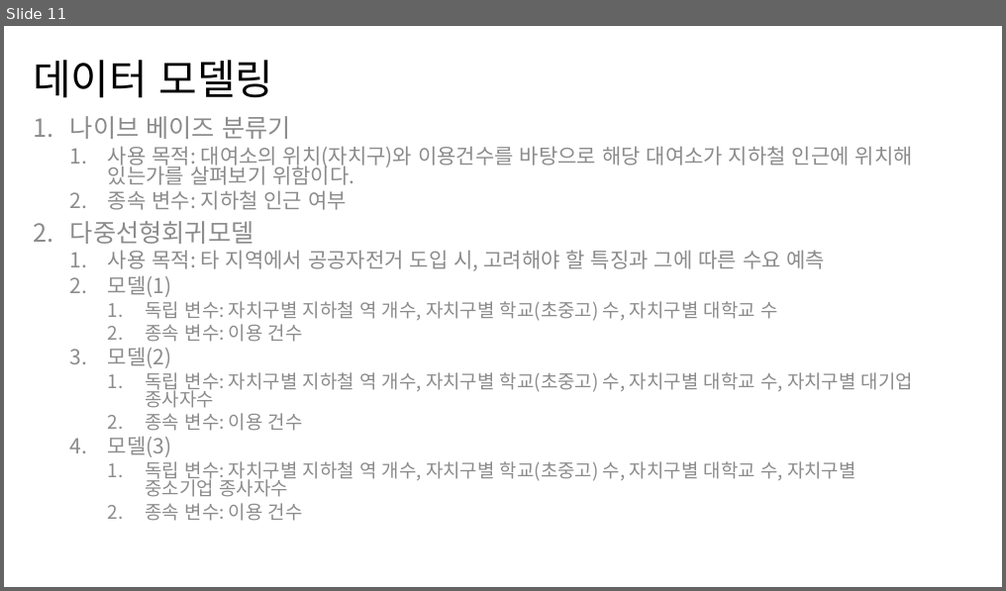
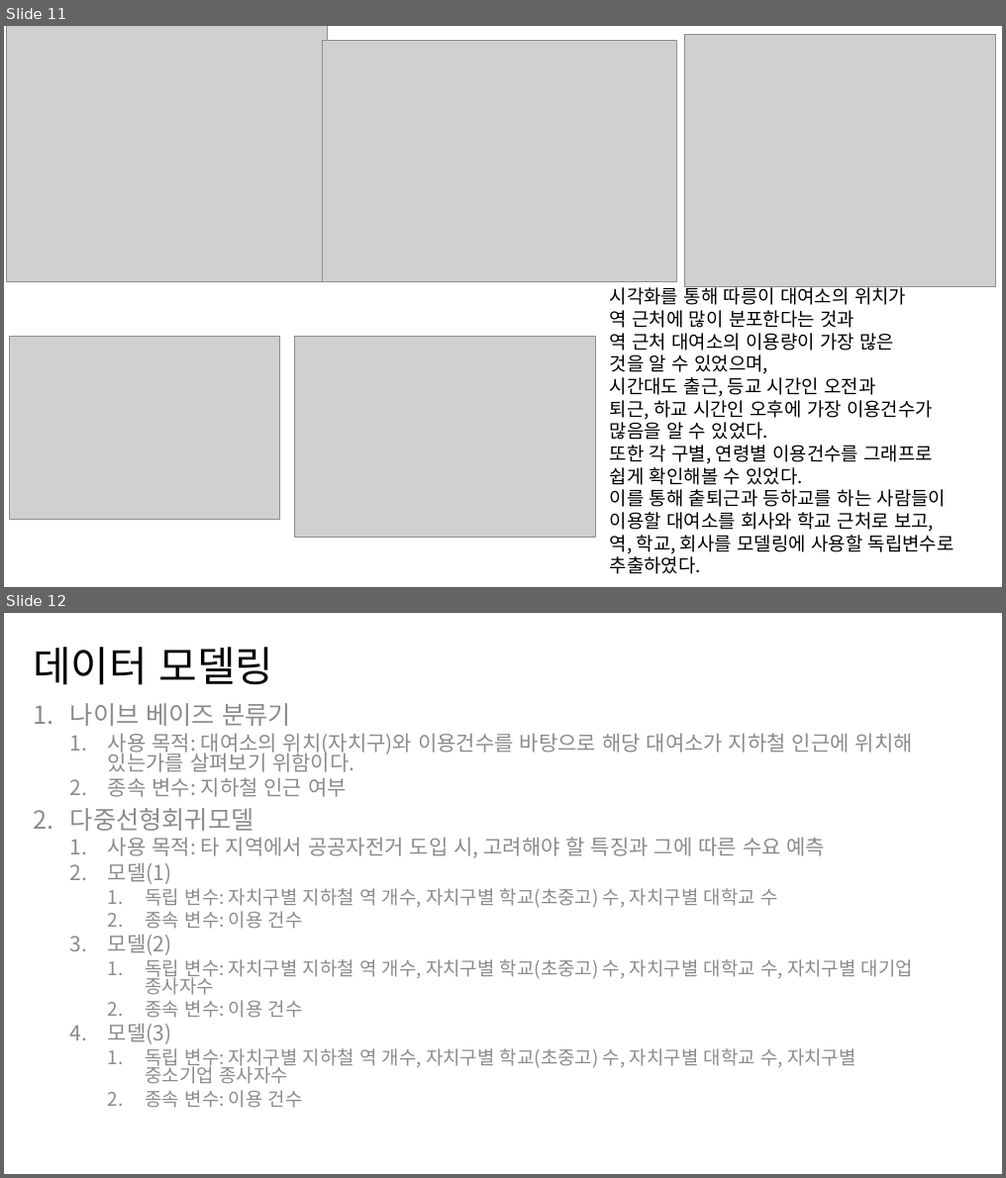
Before and after one commit to nyeoni/R-bike-analysis, a slide deck: FinalProject.pptx. Shown one above the other, each under a label of ours: slide 11 before the commit, slides 11 and 12 after it. The pictures are 1006x591 and 1006x1178 pixels, drawn with LibreOffice and Linux fonts; fonts in the diff are those of the drawing; grey boxes stand for pictures. Boxes give left, top, right and bottom in pixels: in the first picture for what was removed or moved away, otherwise in the second. Text is boxed around its words. In the diff, an @@ line names an element or a change of style, - is before the commit and + after.

```diff
--- a/FinalProject.pptx
+++ b/FinalProject.pptx
@@ slide 11 added at (x1=4, y1=26, x2=1002, y2=587), background #FFFFFF @@
@@ picture added at (x1=6, y1=26, x2=328, y2=282) @@
@@ picture added at (x1=323, y1=40, x2=677, y2=282) @@
@@ picture added at (x1=684, y1=34, x2=996, y2=287) @@
@@ text added at (x1=610, y1=284, x2=954, y2=574), 18 pt, text #000000 @@
+시각화를 통해 따릉이 대여소의 위치가
+역 근처에 많이 분포한다는 것과
+역 근처 대여소의 이용량이 가장 많은
+것을 알 수 있었으며,
+시간대도 출근, 등교 시간인 오전과
+퇴근, 하교 시간인 오후에 가장 이용건수가
+많음을 알 수 있었다.
+또한 각 구별, 연령별 이용건수를 그래프로
+쉽게 확인해볼 수 있었다.
+이를 통해 춭퇴근과 등하교를 하는 사람들이
+이용할 대여소를 회사와 학교 근처로 보고,
+역, 학교, 회사를 모델링에 사용할 독립변수로
+추출하였다.
@@ picture added at (x1=9, y1=337, x2=279, y2=520) @@
@@ picture added at (x1=294, y1=337, x2=595, y2=538) @@
@@ what was slide 11 is now slide 12 @@
```
Also in this commit, not shown: 2 slides changed.
